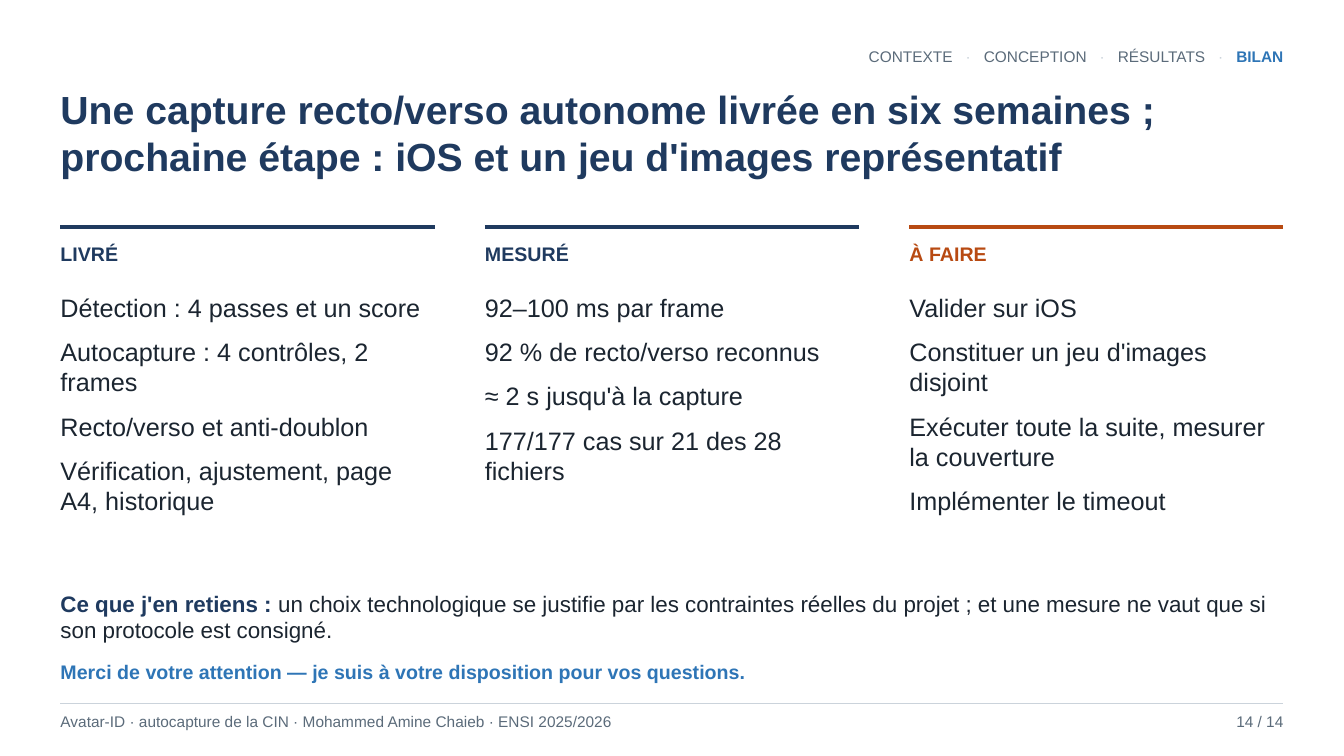
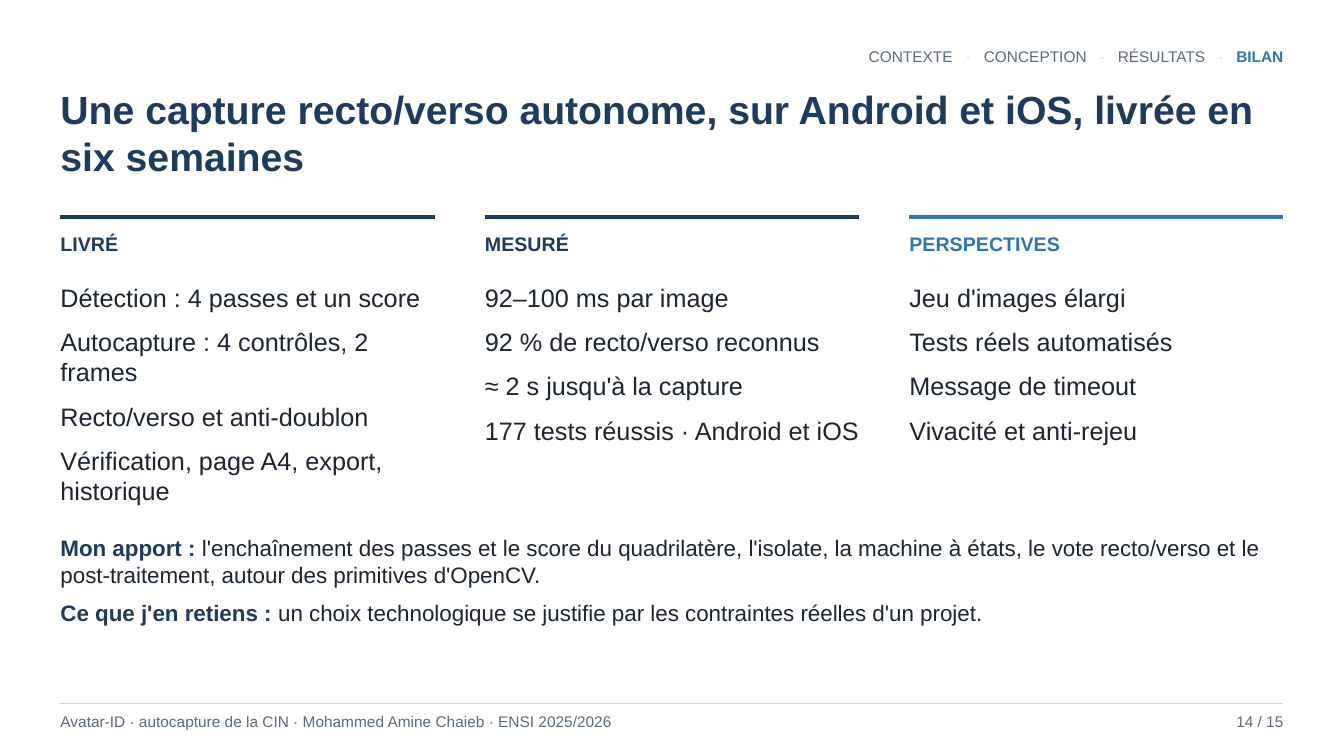
Before and after one commit to mohammedaminechaieb/detection_cin, a slide deck: slide 14 of Soutenance_Stage_ENSI_Final.pptx. Drawn at 1344x756 pixels with LibreOffice and Linux fonts; fonts in the diff are those of the drawing. Boxes give left, top, right and bottom in pixels: in the first picture for what was removed or moved away, otherwise in the second. Text is boxed around its words. In the diff, an @@ line names an element or a change of style, - is before the commit and + after.

```diff
--- a/Soutenance_Stage_ENSI_Final.pptx
+++ b/Soutenance_Stage_ENSI_Final.pptx
@@ text at (60, 95, 1253, 172): text changed @@
-Une capture recto/verso autonome livrée en six semaines ; prochaine étape : iOS et un jeu d'images représentatif
+Une capture recto/verso autonome, sur Android et iOS, livrée en six semaines
@@ 3 lines, 2 texts: place and size @@
-3 lines, 2 texts at (60, 227, 1284, 262)
+3 lines, 2 texts at (60, 217, 1284, 252)
@@ line (909, 217) - (1284, 217): stroke #B84A12 3 pt to #2E75B6 3 pt @@
@@ text at (909, 237, 1059, 251): text changed; text colour #B84A12 to #2E75B6 @@
-À FAIRE
+PERSPECTIVES
@@ text "Détection : 4 passes et ...": place and size @@
-text "Détection : 4 passes et ..." at (60, 298, 421, 516)
+text "Détection : 4 passes et ..." at (60, 288, 421, 506)
@@ text at (485, 288, 729, 313): text changed @@
-92–100 ms par frame
+92–100 ms par image
@@ text "92–100 ms par image": place and size @@
-text "92–100 ms par image" at (485, 298, 820, 481)
+text "92–100 ms par image" at (485, 288, 859, 441)
@@ text at (909, 288, 1173, 445): text changed @@
-Valider sur iOS
-Constituer un jeu d'images disjoint
-Exécuter toute la suite, mesurer la couverture
-Implémenter le timeout
+Jeu d'images élargi
+Tests réels automatisés
+Message de timeout
+Vivacité et anti-rejeu
@@ text at (485, 421, 859, 441): text changed @@
-177/177 cas sur 21 des 28 fichiers
+177 tests réussis · Android et iOS
@@ text at (60, 451, 382, 506): text changed @@
-Vérification, ajustement, page A4, historique
+Vérification, page A4, export, historique
@@ text at (60, 539, 1259, 626): text changed @@
-Ce que j'en retiens : un choix technologique se justifie par les contraintes réelles du projet ; et une mesure ne vaut que si son protocole est consigné.
+Mon apport : l'enchaînement des passes et le score du quadrilatère, l'isolate, la machine à états, le vote recto/verso et le post-traitement, autour des primitives d'OpenCV.
+Ce que j'en retiens : un choix technologique se justifie par les contraintes réelles d'un projet.
@@ text removed at (60, 664, 745, 683) @@
-Merci de votre attention — je suis à votre disposition pour vos questions.
@@ text at (1236, 716, 1283, 727): text changed @@
-14 / 14
+14 / 15
```
Also in this commit, not shown: 13 other slides changed, 4 slides added, 3 slides removed, 3 other files.
